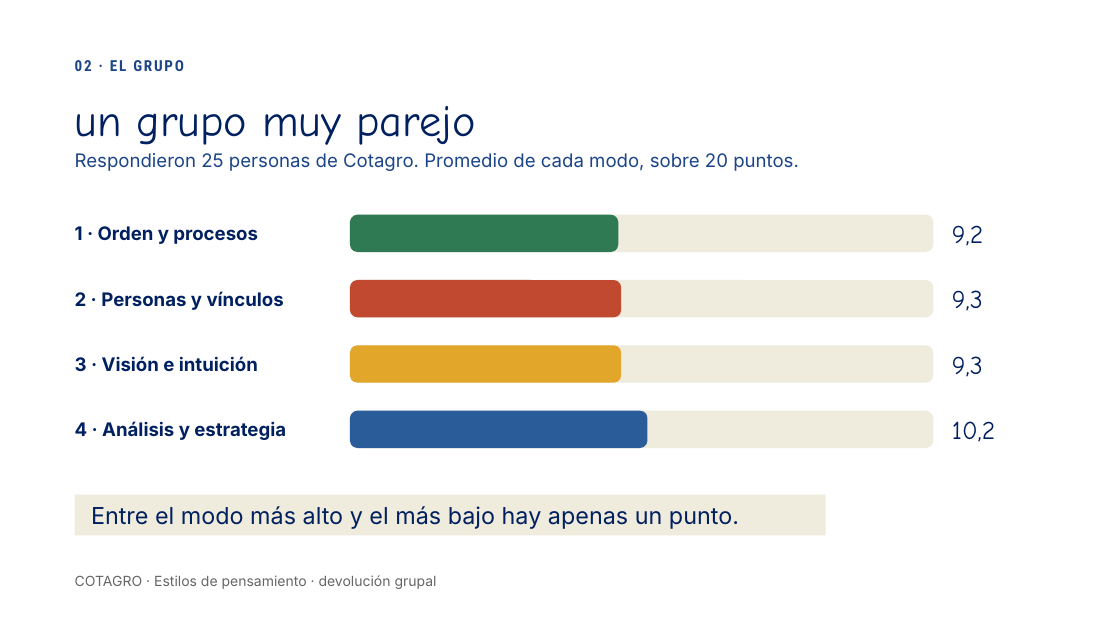
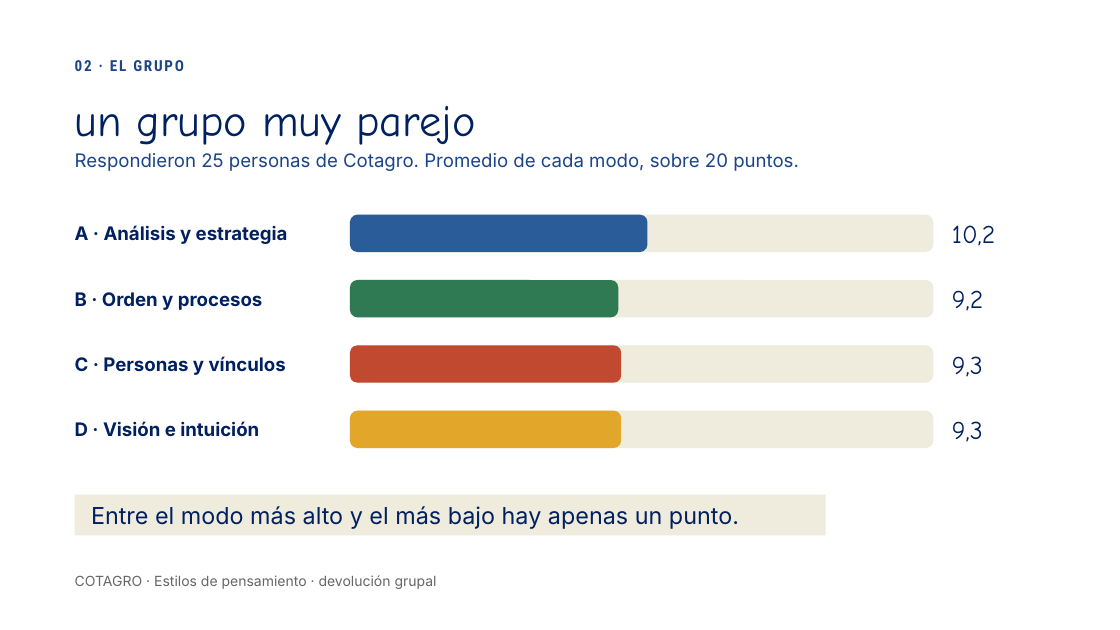
Before and after one commit to ferpreu-ai/49981083, a slide deck: slide 4 of Estilos_de_pensamiento.pptx. Drawn at 1120x630 pixels with LibreOffice and Linux fonts; fonts in the diff are those of the drawing. Boxes give left, top, right and bottom in pixels: in the first picture for what was removed or moved away, otherwise in the second. Text is boxed around its words. In the diff, an @@ line names an element or a change of style, - is before the commit and + after.

```diff
--- a/Estilos_de_pensamiento.pptx
+++ b/Estilos_de_pensamiento.pptx
@@ text at [75, 225, 288, 244]: text changed @@
-1 · Orden y procesos
+A · Análisis y estrategia
@@ rounded rectangle: place and size @@
-rounded rectangle at [350, 215, 618, 252]
+rounded rectangle at [350, 215, 648, 252]
@@ rounded rectangle at [350, 215, 648, 252]: fill #2F7A52 to #2B5C9A @@
@@ text at [952, 225, 995, 246]: text changed @@
-9,2
+10,2
@@ text at [75, 292, 263, 310]: text changed @@
-2 · Personas y vínculos
+B · Orden y procesos
@@ rounded rectangle: place and size @@
-rounded rectangle at [350, 280, 622, 317]
+rounded rectangle at [350, 280, 618, 317]
@@ rounded rectangle at [350, 280, 618, 317]: fill #C0492F to #2F7A52 @@
@@ text at [952, 290, 983, 311]: text changed @@
-9,3
+9,2
@@ text at [75, 356, 286, 375]: text changed @@
-3 · Visión e intuición
+C · Personas y vínculos
@@ rounded rectangle at [350, 345, 622, 382]: fill #E2A62A to #C0492F @@
@@ rounded rectangle: place and size @@
-rounded rectangle at [350, 411, 648, 448]
+rounded rectangle at [350, 411, 622, 448]
@@ rounded rectangle at [350, 411, 622, 448]: fill #2B5C9A to #E2A62A @@
@@ text at [75, 421, 259, 437]: text changed @@
-4 · Análisis y estrategia
+D · Visión e intuición
@@ text at [952, 421, 983, 442]: text changed @@
-10,2
+9,3
```
Also in this commit, not shown: 9 other slides changed.
